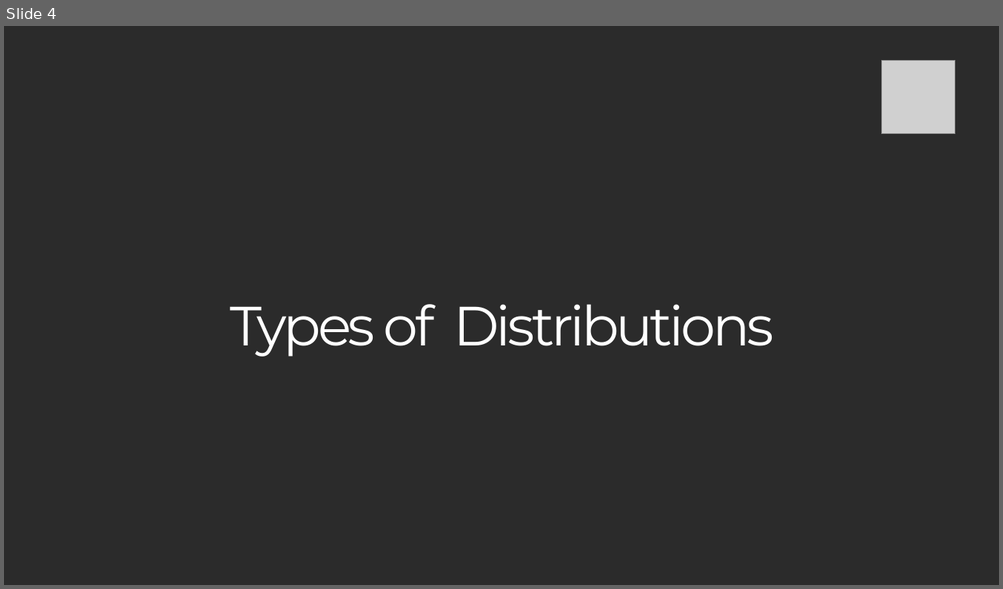
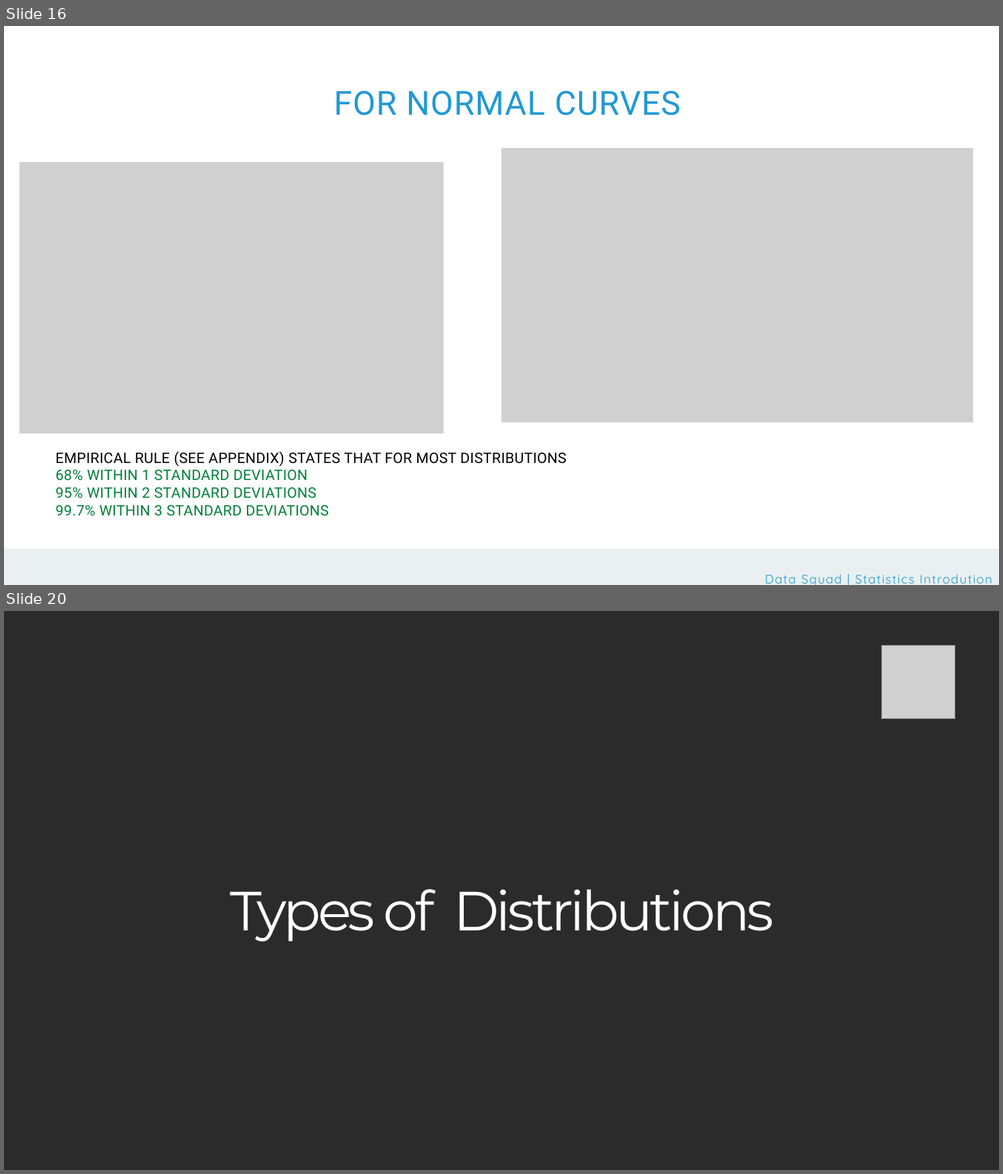
Before and after one commit to DSML-bootcamp/w4-nbs, a slide deck: D1/5. Probability Distributions.pptx. Shown one above the other, each under a label of ours: slide 4 before the commit, slides 16 and 20 after it; the slides between them are not shown. The pictures are 1003x589 and 1003x1174 pixels, drawn with LibreOffice and Linux fonts; fonts in the diff are those of the drawing; grey boxes stand for pictures; background and template pictures are left out; a plain dark background stands for a picture behind light text. Boxes give left, top, right and bottom in pixels: in the first picture for what was removed or moved away, otherwise in the second. Text is boxed around its words. In the diff, an @@ line names an element or a change of style, - is before the commit and + after.

```diff
--- a/D1/5. Probability Distributions.pptx
+++ b/D1/5. Probability Distributions.pptx
@@ slide 16 added at (4, 26, 999, 585), background picture (left out) @@
@@ text added at (334, 90, 680, 116), 24 pt, text #2199D4 @@
+FOR NORMAL CURVES
@@ picture added at (501, 148, 973, 423) @@
@@ picture added at (19, 162, 443, 434) @@
@@ text added at (56, 452, 566, 517), 10.5 pt, text #008037 @@
+EMPIRICAL RULE (SEE APPENDIX) STATES THAT FOR MOST DISTRIBUTIONS
+68% WITHIN 1 STANDARD DEVIATION
+95% WITHIN 2 STANDARD DEVIATIONS
+99.7% WITHIN 3 STANDARD DEVIATIONS
@@ rectangle added at (4, 549, 999, 585), fill #EAF0F1 @@
@@ rectangle added at (4, 559, 999, 585), fill #EAF0F1 @@
@@ text added at (754, 574, 982, 578), 9 pt, text #2199D4 @@
+Data Squad | Statistics Introdution
@@ text added at (765, 574, 992, 585), 9 pt, text #2199D4 @@
+Data Squad | Statistics Introdution
@@ what was slide 4 is now slide 20 @@
```
Also in this commit, not shown: 16 other slides added, 1 other file.
